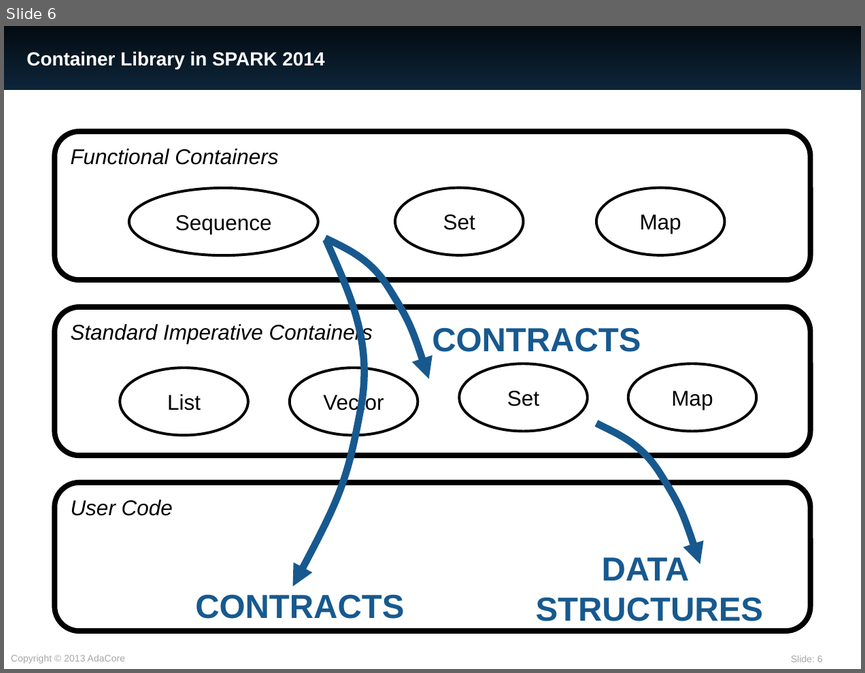
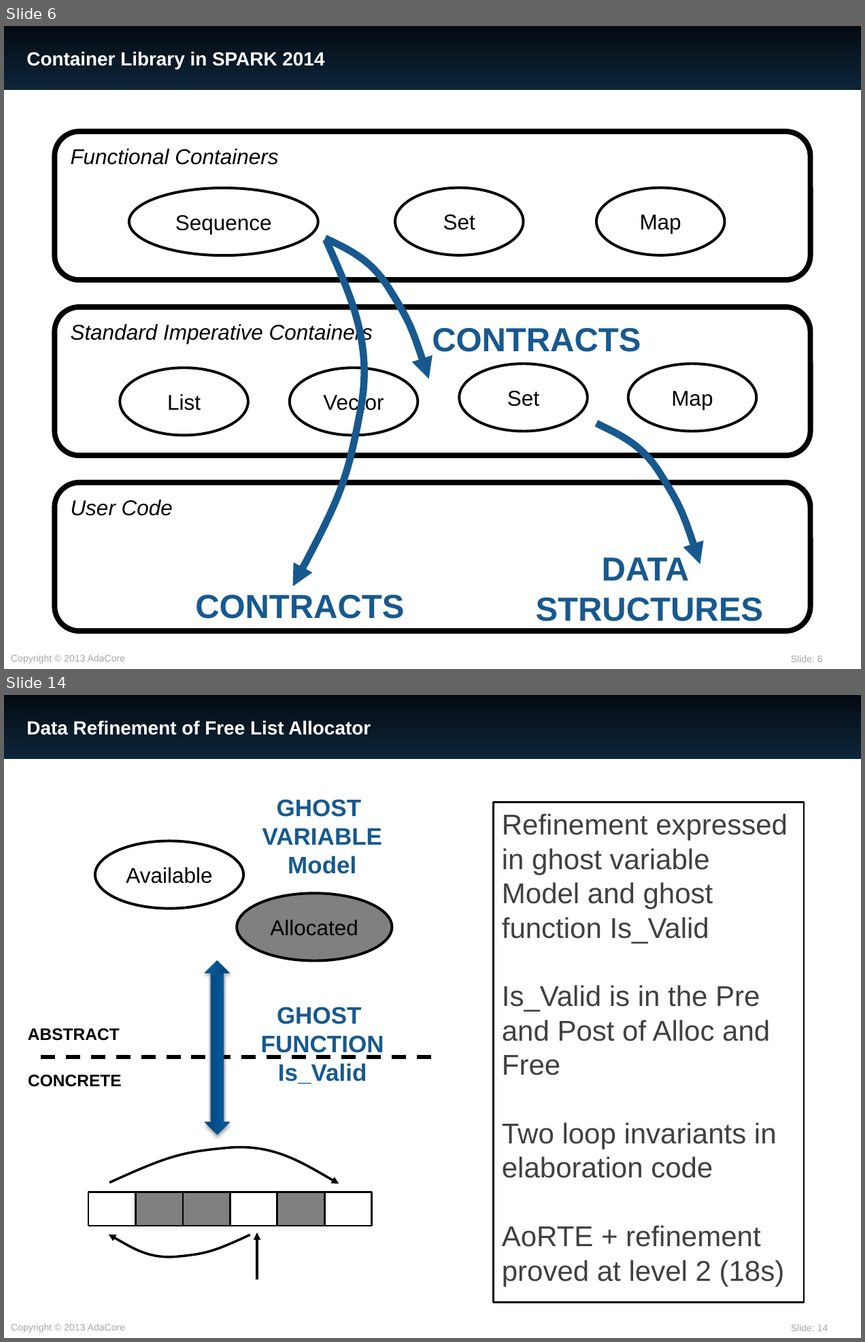
Before and after one commit to AdaCore/spark2014, a slide deck: slides/RSSRail_2016/SPARK.pptx. Shown one above the other, each under a label of ours: slide 6 before the commit, slides 6 and 14 after it; the slides between them are not shown. The pictures are 865x673 and 865x1342 pixels, drawn with LibreOffice and Linux fonts; fonts in the diff are those of the drawing. Boxes give left, top, right and bottom in pixels: in the first picture for what was removed or moved away, otherwise in the second. Text is boxed around its words. In the diff, an @@ line names an element or a change of style, - is before the commit and + after.

```diff
--- a/slides/RSSRail_2016/SPARK.pptx
+++ b/slides/RSSRail_2016/SPARK.pptx
@@ slide 14 added at (4, 695, 861, 1338), background #FFFFFF; not listed: 3 template elements that a slide beside it also shows @@
@@ title added at (26, 720, 371, 735), 16 pt, text #FFFFFF, bold @@
+Data Refinement of Free List Allocator
@@ text added at (262, 799, 382, 874), 20 pt, text #17598F, bold @@
+GHOST
+VARIABLE
+Model
@@ text added at (493, 802, 804, 1302), outline #000000 1.5 pt, 24 pt, text #404040 @@
+Refinement expressed in ghost variable Model and ghost function Is_Valid
+Is_Valid is in the Pre and Post of Alloc and Free
+Two loop invariants in elaboration code
+AoRTE + refinement proved at level 2 (18s)
@@ ellipse added at (95, 841, 243, 909), fill #FFFFFF, outline #000000 2.25 pt, 18 pt, text #000000 @@
+Available
@@ ellipse added at (237, 893, 392, 961), fill #808080, outline #000000 2.25 pt, 18 pt, text #000000 @@
+Allocated
@@ right arrow added at (205, 961, 229, 1120), fill gradient #044478 to #05589C to #0259A0, outline #14578F 0.75 pt @@
@@ right arrow added at (205, 974, 229, 1134), fill gradient #044478 to #05589C to #0259A0, outline #14578F 0.75 pt @@
@@ text added at (261, 1006, 384, 1084), 20 pt, text #17598F, bold @@
+GHOST
+FUNCTION
+Is_Valid
@@ text added at (28, 1028, 120, 1040), 14 pt, text #000000, bold @@
+ABSTRACT
@@ line added from (41, 1057) to (432, 1057), #000000 3 pt dashed @@
@@ text added at (28, 1074, 122, 1087), 14 pt, text #000000, bold @@
+CONCRETE
@@ freeform shape added at (109, 1086, 339, 1279), outline #000000 2 pt @@
@@ freeform shape added at (109, 1174, 250, 1294), outline #000000 2 pt @@
@@ rectangle added at (88, 1192, 135, 1225), fill #FFFFFF, outline #000000 1.5 pt @@
@@ rectangle added at (136, 1192, 183, 1225), fill #808080, outline #000000 1.5 pt @@
@@ rectangle added at (183, 1192, 230, 1225), fill #808080, outline #000000 1.5 pt @@
@@ rectangle added at (230, 1192, 277, 1225), fill #FFFFFF, outline #000000 1.5 pt @@
@@ rectangle added at (277, 1192, 324, 1225), fill #808080, outline #000000 1.5 pt @@
@@ rectangle added at (324, 1192, 372, 1225), fill #FFFFFF, outline #000000 1.5 pt @@
@@ arrow added from (257, 1279) to (257, 1232), #000000 2 pt @@
```
Also in this commit, not shown: 3 slides changed, 10 other slides added.
